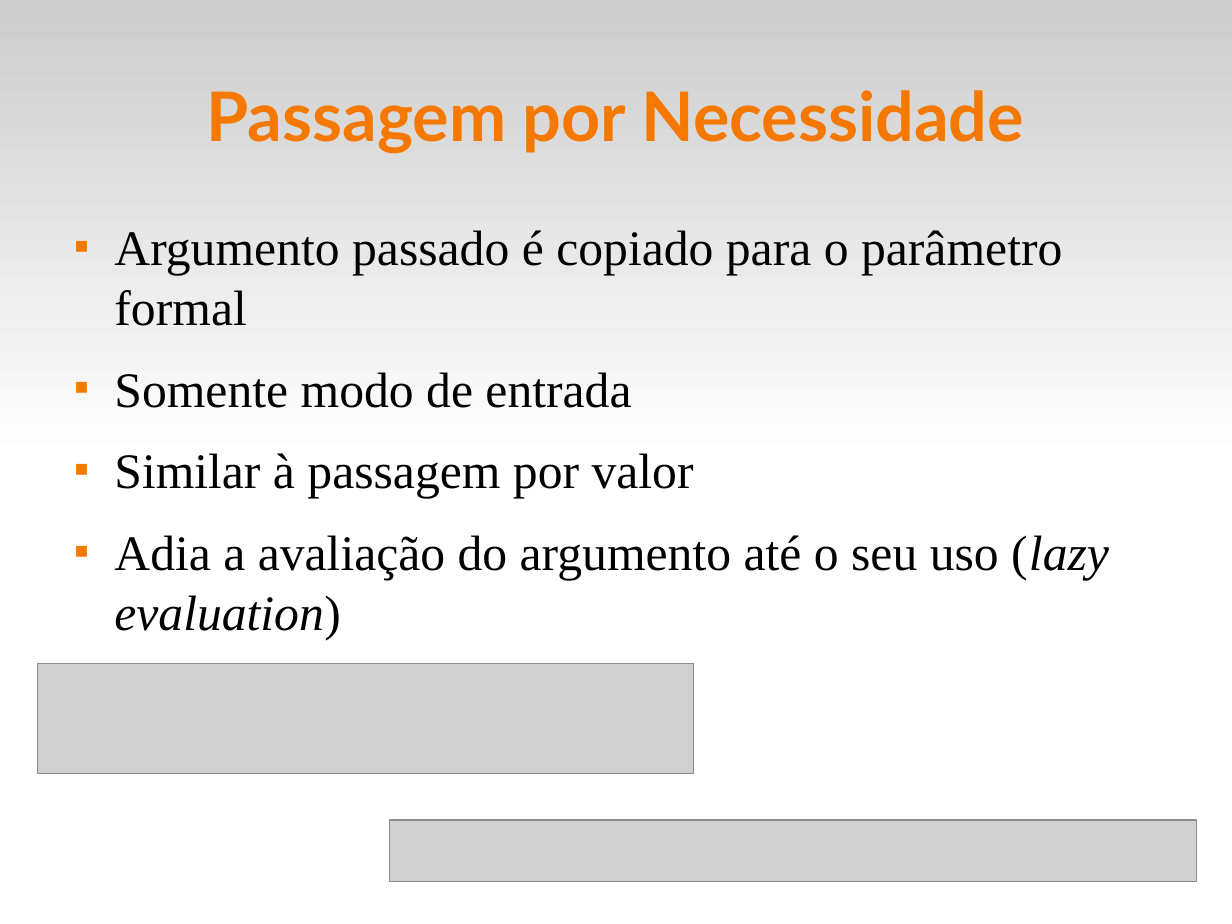
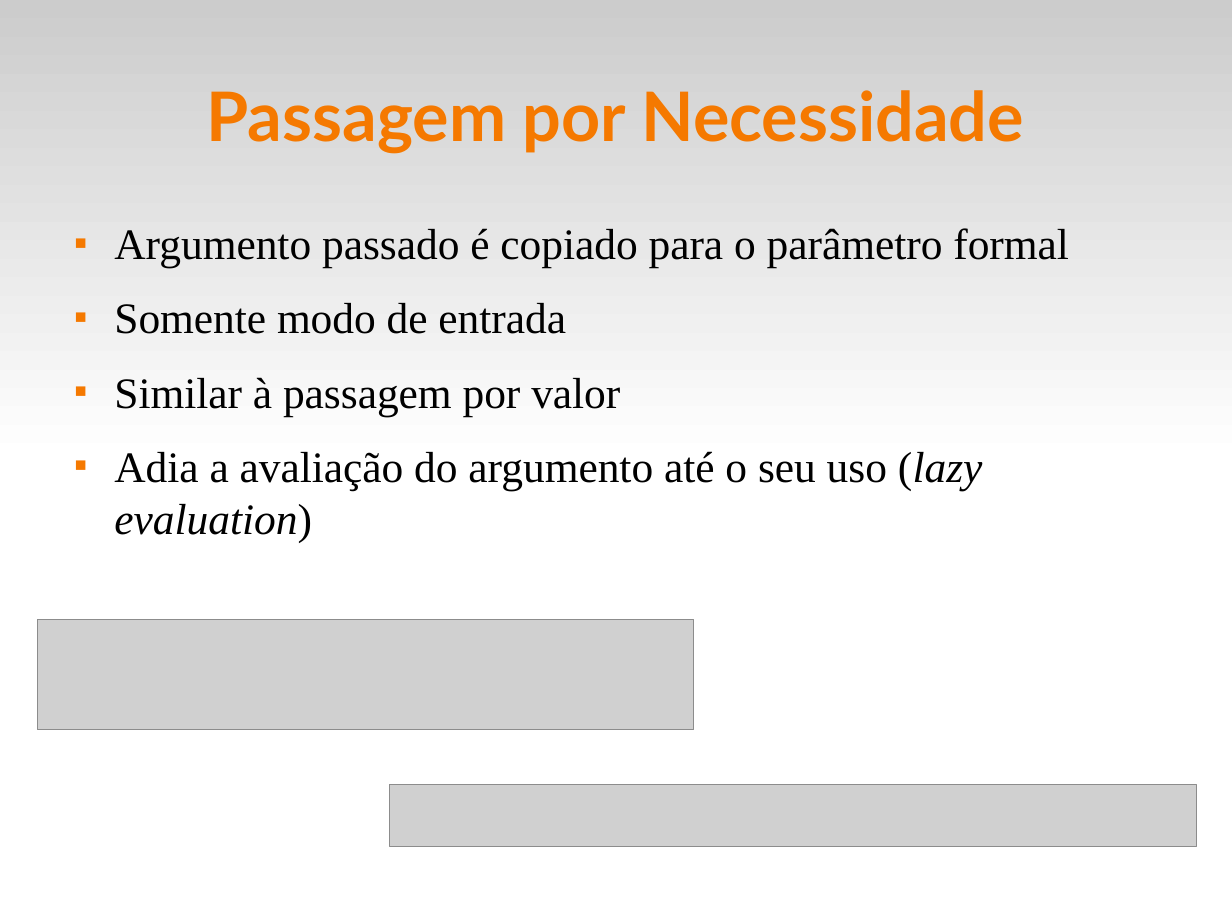
Before and after one commit to fsantanna-uerj/EDL, a slide deck: slide 16 of slides/edl-07-sub.odp. Drawn at 1232x924 pixels with LibreOffice and Linux fonts; fonts in the diff are those of the drawing; grey boxes stand for pictures. Boxes give left, top, right and bottom in pixels: in the first picture for what was removed or moved away, otherwise in the second. Text is boxed around its words. In the diff, an @@ line names an element or a change of style, - is before the commit and + after.

Commit message:
(>) slides

```diff
--- a/slides/edl-07-sub.odp
+++ b/slides/edl-07-sub.odp
@@ text "Argumento passado é copiado para ..." at [114,228,1069,543]: size 32 to 28 pt @@
@@ picture: place and size @@
-picture at [37,664,693,775]
+picture at [37,619,693,730]
@@ picture: place and size @@
-picture at [389,821,1197,882]
+picture at [389,785,1197,846]
```
Also in this commit, not shown: 2 other slides changed, 4 other files.
